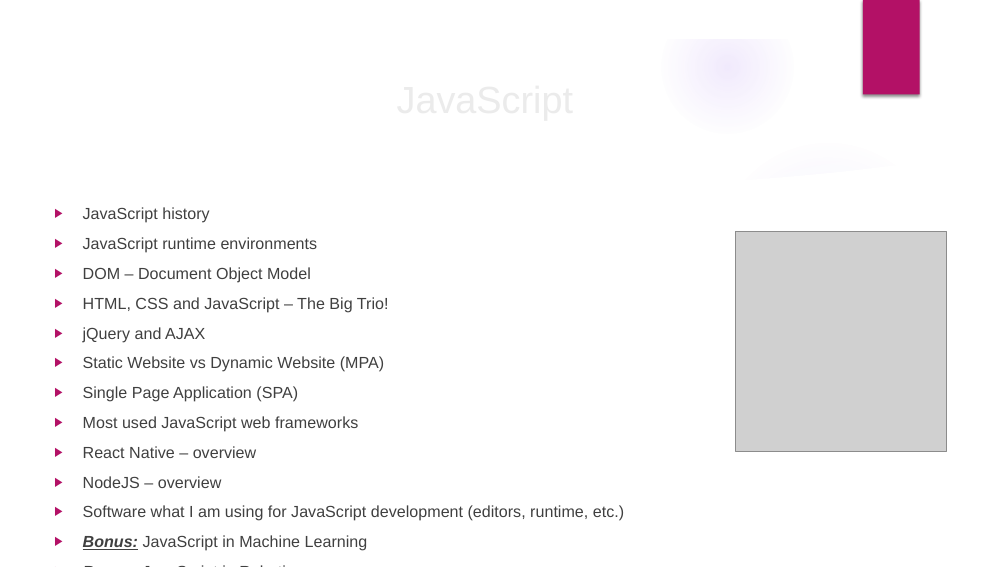
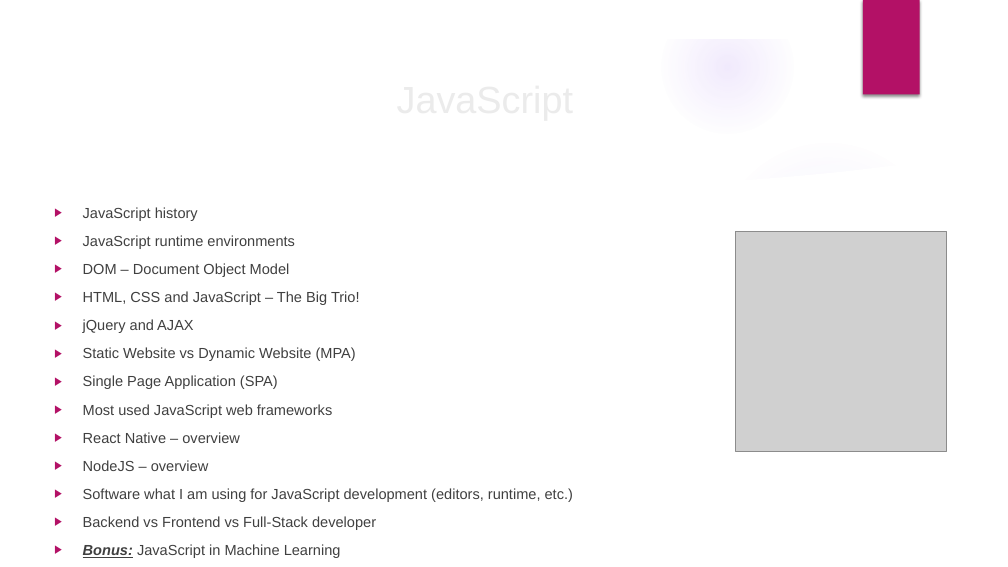
Before and after one commit to velizar92/TSK_Presentations, a slide deck: slide 1 of JS intro and overview.pptx. Drawn at 1008x567 pixels with LibreOffice and Linux fonts; fonts in the diff are those of the drawing; grey boxes stand for pictures; background and template pictures are left out. Boxes give left, top, right and bottom in pixels: in the first picture for what was removed or moved away, otherwise in the second. Text is boxed around its words. In the diff, an @@ line names an element or a change of style, - is before the commit and + after.

```diff
--- a/JS intro and overview.pptx
+++ b/JS intro and overview.pptx
@@ text at bbox=[83, 207, 573, 558]: size 15.3 to 13.9 pt @@
@@ text at bbox=[83, 516, 376, 530]: paragraph added @@
+▶ Backend vs Frontend vs Full-Stack developer
```
Also in this commit, not shown: 3 other slides changed, 2 slides added.
